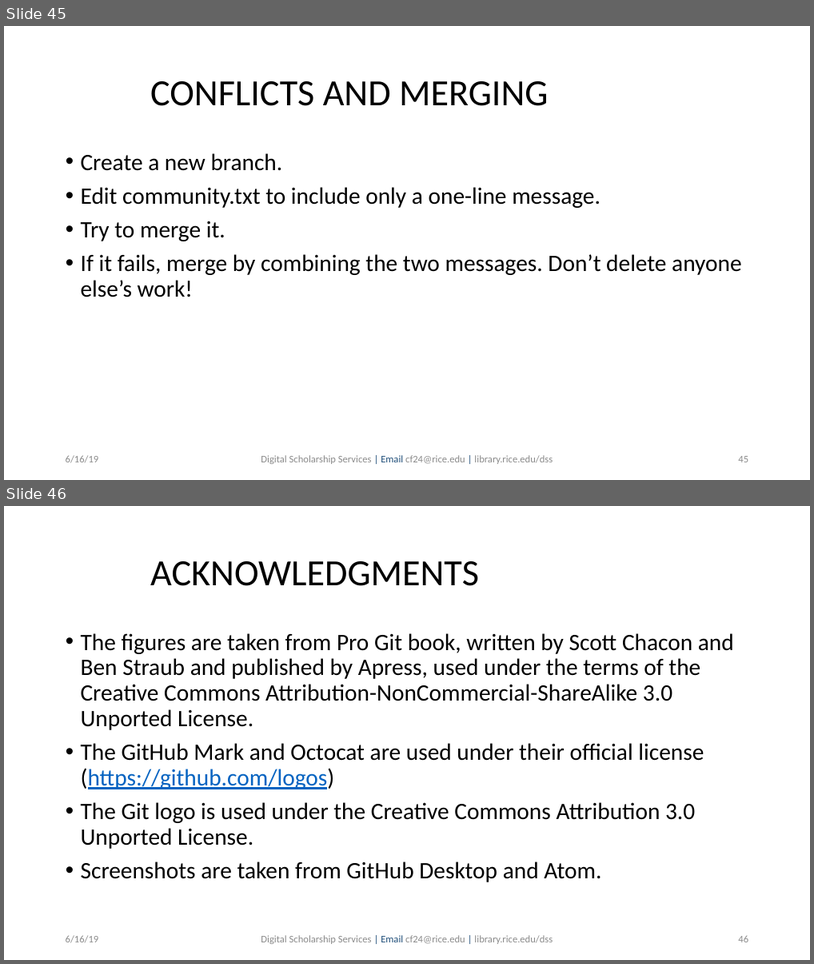
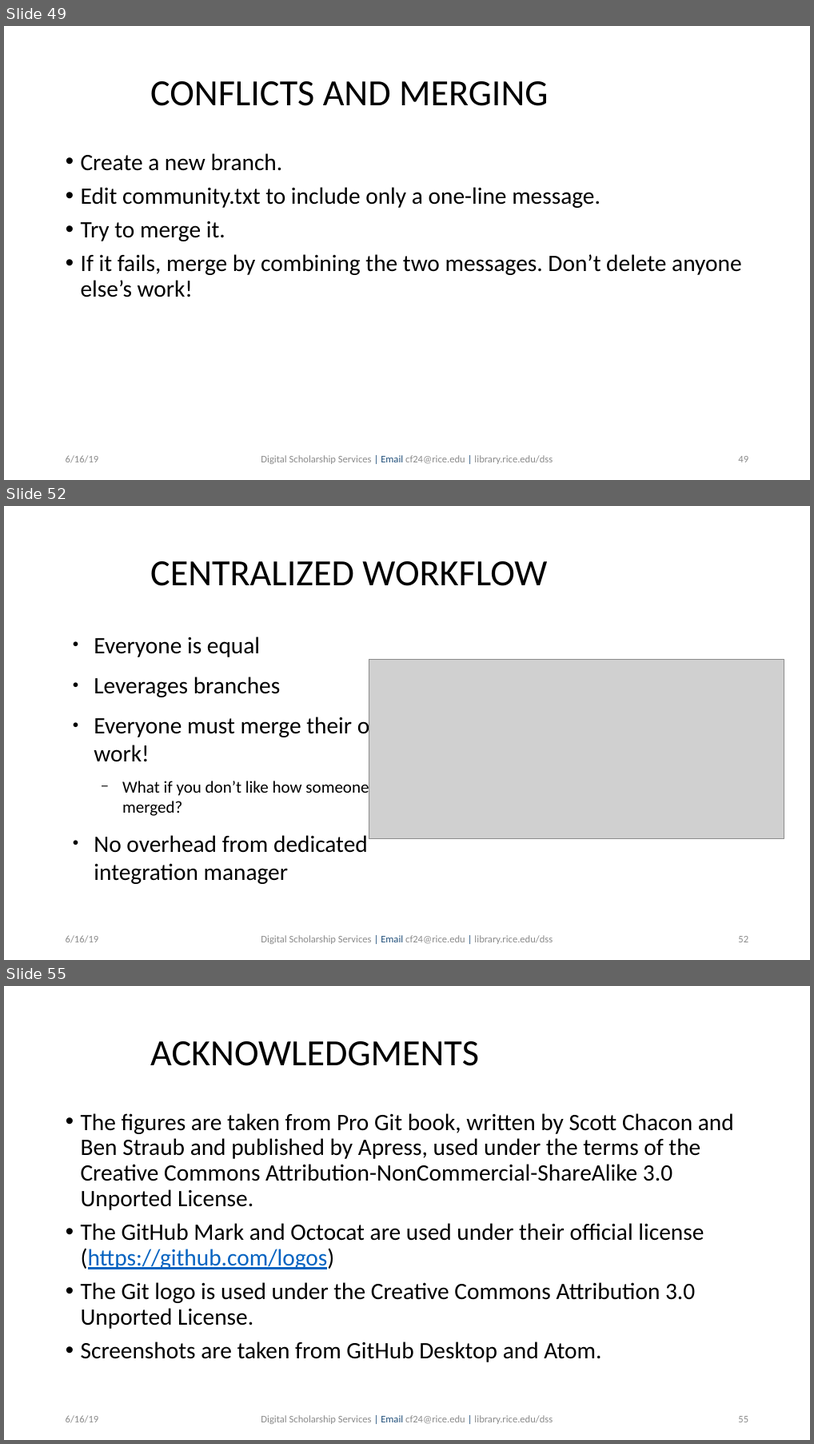
Before and after one commit to bakitybacon/rice-data-and-donuts, a slide deck: github/Introduction to Git & GitHub.pptx. Shown one above the other, each under a label of ours: slides 45 and 46 before the commit, slides 49, 52 and 55 after it; the slides between them are not shown. The pictures are 814x964 and 814x1444 pixels, drawn with LibreOffice and Linux fonts; fonts in the diff are those of the drawing; grey boxes stand for pictures; background and template pictures are left out. Boxes give left, top, right and bottom in pixels: in the first picture for what was removed or moved away, otherwise in the second. Text is boxed around its words. In the diff, an @@ line names an element or a change of style, - is before the commit and + after.

```diff
--- a/github/Introduction to Git & GitHub.pptx
+++ b/github/Introduction to Git & GitHub.pptx
@@ slide 52 added at (4, 506, 810, 960), background #FFFFFF @@
@@ text added at (150, 561, 547, 586), 44 pt, text #000000 @@
+CENTRALIZED WORKFLOW
@@ text added at (94, 636, 399, 884), 28 pt, text #000000 @@
+● Everyone is equal
+● Leverages branches
+● Everyone must merge their own work!
+  − What if you don’t like how someone else merged?
+● No overhead from dedicated integration manager
@@ picture added at (370, 660, 784, 839) @@
@@ text added at (66, 935, 99, 943), 12 pt, text #8B8B8B @@
+6/16/19
@@ text added at (261, 935, 553, 944), 12 pt, text #8B8B8B @@
+Digital Scholarship Services | Email cf24@rice.edu | library.rice.edu/dss
@@ page number added at (738, 936, 749, 942), 12 pt, text #8B8B8B @@
+52
@@ what was slide 45 is now slide 49 @@
@@ what was slide 46 is now slide 55 @@
@@ page number at (738, 1416, 749, 1422): text changed @@
-46
+55
```
Also in this commit, not shown: 1 slide changed, 9 other slides added.
